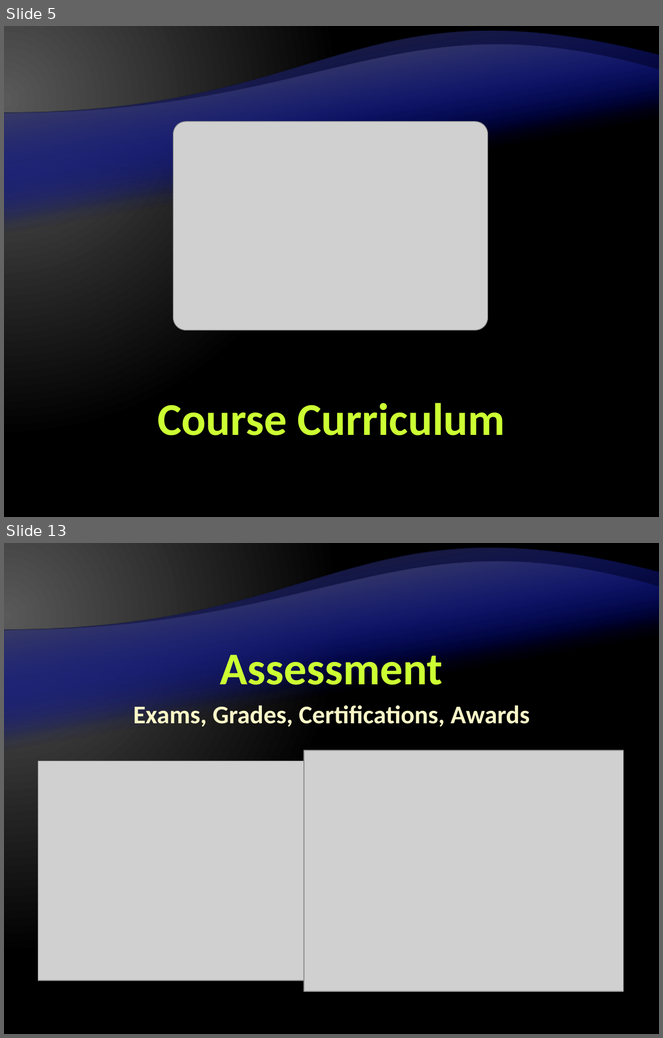
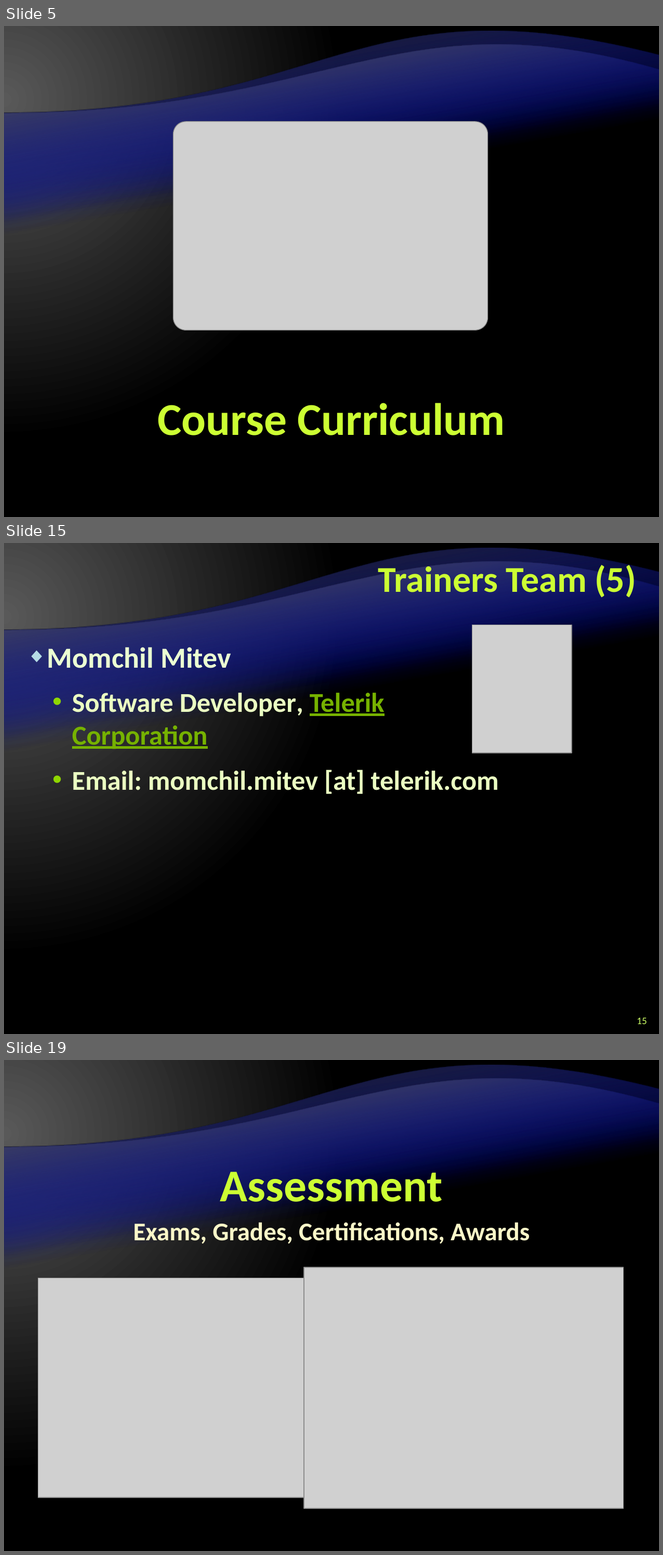
Before and after one commit to Graveheart/aspnetcourse, a slide deck: 2010/lectures/0. Course Introduction.pptx. Shown one above the other, each under a label of ours: slides 5 and 13 before the commit, slides 5, 15 and 19 after it; the slides between them are not shown. The pictures are 663x1038 and 663x1555 pixels, drawn with LibreOffice and Linux fonts; fonts in the diff are those of the drawing; grey boxes stand for pictures; background and template pictures are left out. Boxes give left, top, right and bottom in pixels: in the first picture for what was removed or moved away, otherwise in the second. Text is boxed around its words. In the diff, an @@ line names an element or a change of style, - is before the commit and + after.

Commit message:
added slides to the trainers section fixes to the formatting added Vesko and Shasho's pictures

```diff
--- a/2010/lectures/0. Course Introduction.pptx
+++ b/2010/lectures/0. Course Introduction.pptx
@@ slide 15 added at box(4, 543, 659, 1034), background gradient #595959 to #000000; not listed: 4 template elements that a slide beside it also shows @@
@@ title added at box(378, 562, 636, 598), 40 pt, text #CCFF33, bold @@
+Trainers Team (5)
@@ picture added at box(473, 625, 572, 753) @@
@@ text added at box(47, 647, 385, 749), 30 pt, text #EBFFC2, bold @@
+◆ Momchil Mitev
+  • Software Developer, Telerik Corporation
@@ text added at box(72, 770, 499, 794), 30 pt, text #EBFFC2, bold @@
+  • Email: momchil.mitev [at] telerik.com
@@ page number added at box(637, 1018, 647, 1025), 11 pt, text #CCFF66 @@
+15
@@ what was slide 13 is now slide 19 @@
```
Also in this commit, not shown: 13 slides changed, 5 other slides added, 2 other files.
